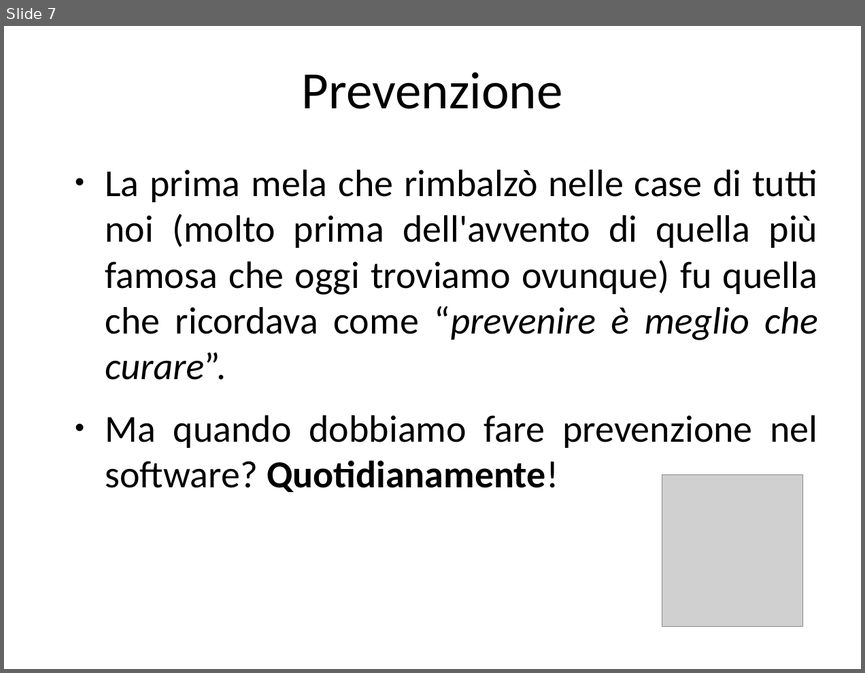
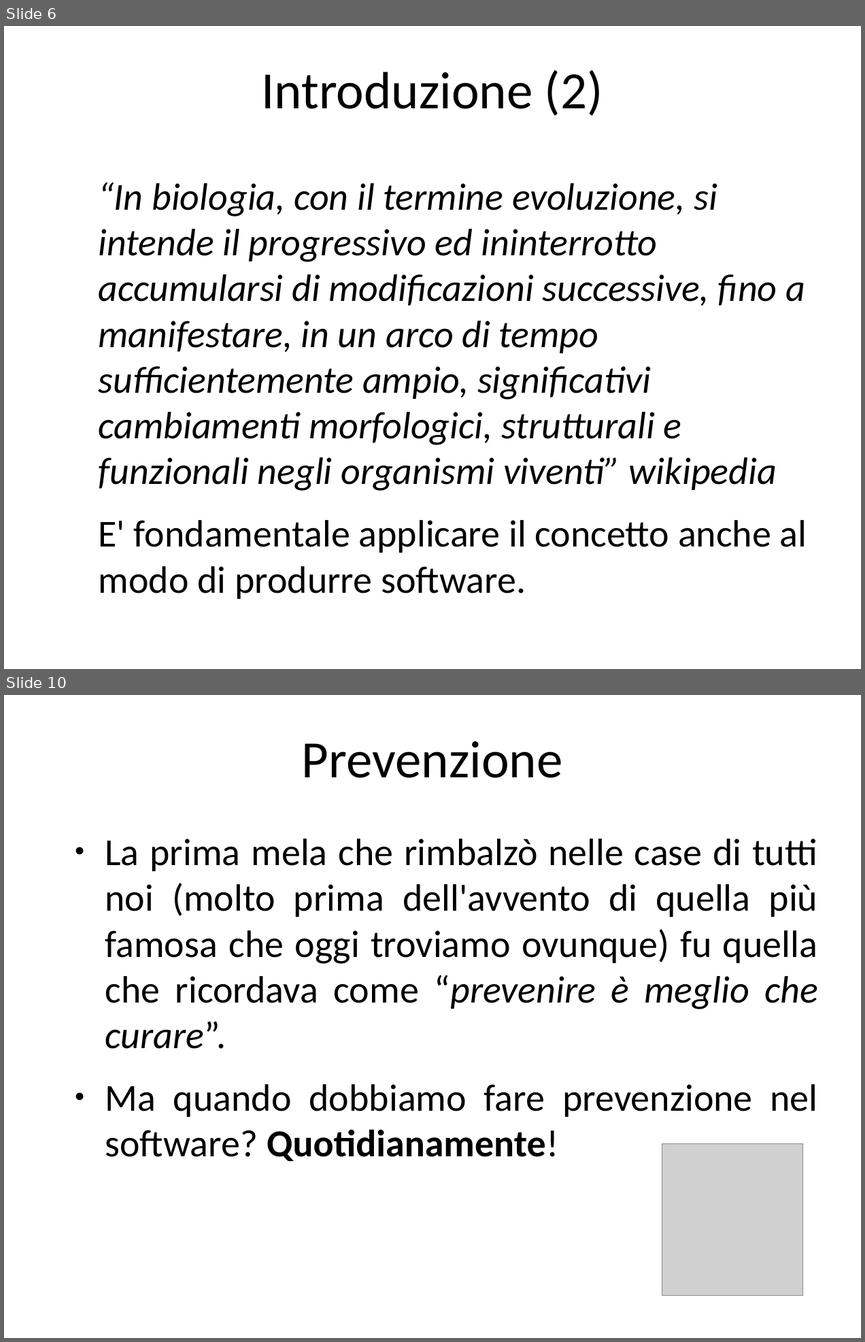
Before and after one commit to guidop/CDays14, a slide deck: CDays14.odp. Shown one above the other, each under a label of ours: slide 7 before the commit, slides 6 and 10 after it; the slides between them are not shown. The pictures are 865x673 and 865x1342 pixels, drawn with LibreOffice and Linux fonts; fonts in the diff are those of the drawing; grey boxes stand for pictures. Boxes give left, top, right and bottom in pixels: in the first picture for what was removed or moved away, otherwise in the second. Text is boxed around its words. In the diff, an @@ line names an element or a change of style, - is before the commit and + after.

Commit message:
iniziamo con le prime 9 slides della presentazione
aggiunta anche una sln

```diff
--- a/CDays14.odp
+++ b/CDays14.odp
@@ slide 6 added at [4, 26, 861, 669], background #FFFFFF @@
@@ title added at [261, 70, 603, 116], 44 pt, text #000000 @@
+Introduzione (2)
@@ text added at [98, 182, 807, 599], 32 pt, text #000000, italic @@
+“In biologia, con il termine evoluzione, si intende il progressivo ed ininterrotto accumularsi di modificazioni successive, fino a manifestare, in un arco di tempo sufficientemente ampio, significativi cambiamenti morfologici, strutturali e funzionali negli organismi viventi” wikipedia
+E' fondamentale applicare il concetto anche al modo di produrre software.
@@ what was slide 7 is now slide 10 @@
```
Also in this commit, not shown: 8 other slides added, 6 slides removed, 10 other files.
